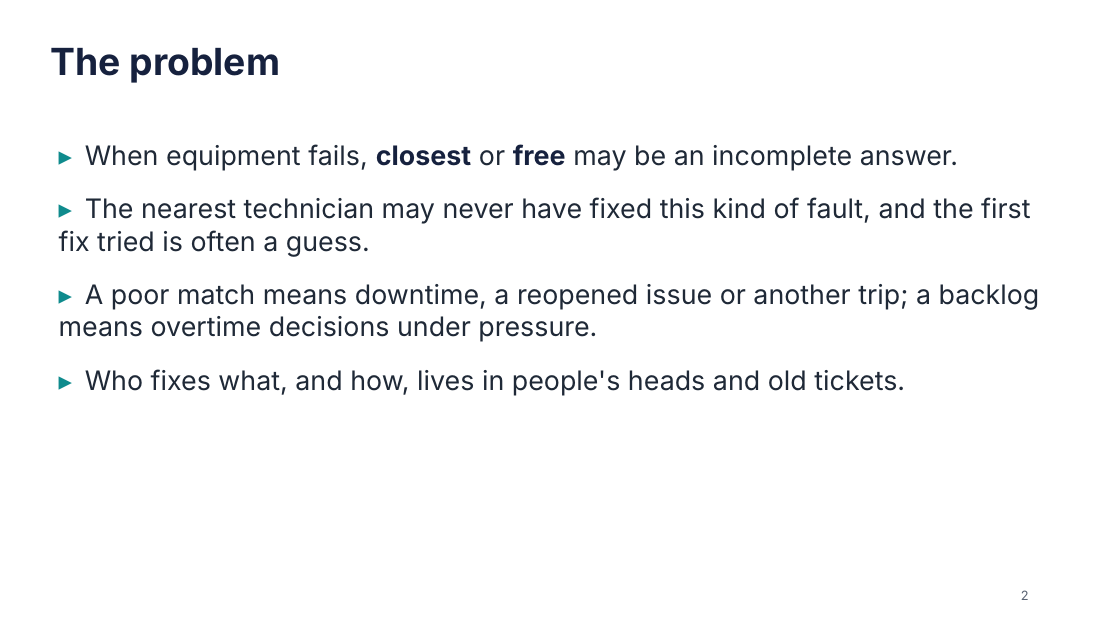
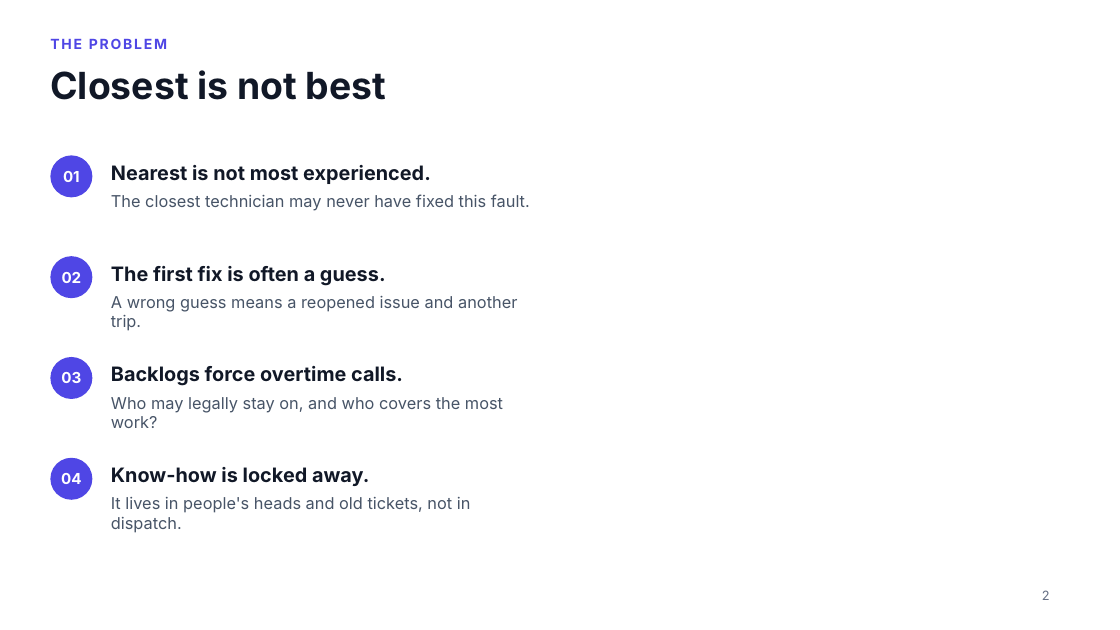
Before and after one commit to e8aura-makodev58/amd-compass, a slide deck: slide 2 of docs/submission/ResponseCompass-deck.pptx. Drawn at 1120x630 pixels with LibreOffice and Linux fonts; fonts in the diff are those of the drawing; background and template pictures are left out. Boxes give left, top, right and bottom in pixels: in the first picture for what was removed or moved away, otherwise in the second. Text is boxed around its words. In the diff, an @@ line names an element or a change of style, - is before the commit and + after.

```diff
--- a/docs/submission/ResponseCompass-deck.pptx
+++ b/docs/submission/ResponseCompass-deck.pptx
@@ text at box(50, 38, 167, 49): text changed; size 32 to 12 pt; text colour #16213E to #4F46E5 @@
-The problem
+THE PROBLEM
@@ text added at box(50, 70, 386, 100), 32 pt, text #111827, bold @@
+Closest is not best
@@ text removed at box(59, 144, 1040, 396) @@
-▸ When equipment fails, closest or free may be an incomplete answer.
-▸ The nearest technician may never have fixed this kind of fault, and the first fix tried is often a guess.
-▸ A poor match means downtime, a reopened issue or another trip; a backlog means overtime decisions under pressure.
-▸ Who fixes what, and how, lives in people's heads and old tickets.
@@ ellipse added at box(50, 155, 92, 197), fill #4F46E5 @@
@@ text added at box(63, 171, 80, 182), 13 pt, text #FFFFFF, bold @@
+01
@@ text added at box(111, 165, 431, 184), 17 pt, text #111827, bold @@
+Nearest is not most experienced.
@@ text added at box(111, 194, 530, 211), 14 pt, text #475467 @@
+The closest technician may never have fixed this fault.
@@ ellipse added at box(50, 256, 92, 298), fill #4F46E5 @@
@@ text added at box(111, 266, 386, 286), 17 pt, text #111827, bold @@
+The first fix is often a guess.
@@ text added at box(62, 272, 82, 283), 13 pt, text #FFFFFF, bold @@
+02
@@ text added at box(111, 296, 517, 331), 14 pt, text #475467 @@
+A wrong guess means a reopened issue and another trip.
@@ ellipse added at box(50, 357, 92, 399), fill #4F46E5 @@
@@ text added at box(61, 372, 81, 383), 13 pt, text #FFFFFF, bold @@
+03
@@ text added at box(111, 366, 403, 386), 17 pt, text #111827, bold @@
+Backlogs force overtime calls.
@@ text added at box(111, 397, 503, 428), 14 pt, text #475467 @@
+Who may legally stay on, and who covers the most work?
@@ ellipse added at box(50, 458, 92, 500), fill #4F46E5 @@
@@ text added at box(61, 473, 81, 484), 13 pt, text #FFFFFF, bold @@
+04
@@ text added at box(111, 467, 369, 486), 17 pt, text #111827, bold @@
+Know-how is locked away.
@@ text added at box(111, 497, 471, 533), 14 pt, text #475467 @@
+It lives in people's heads and old tickets, not in dispatch.
@@ text "2": place and size @@
-text "2" at box(1021, 590, 1029, 600)
+text "2" at box(1042, 590, 1050, 600)
@@ text "2" at box(1042, 590, 1050, 600): text colour #5B6474 to #667085 @@
```
Also in this commit, not shown: 11 other slides changed, 2 slides added, 2 slides removed, 8 other files.
